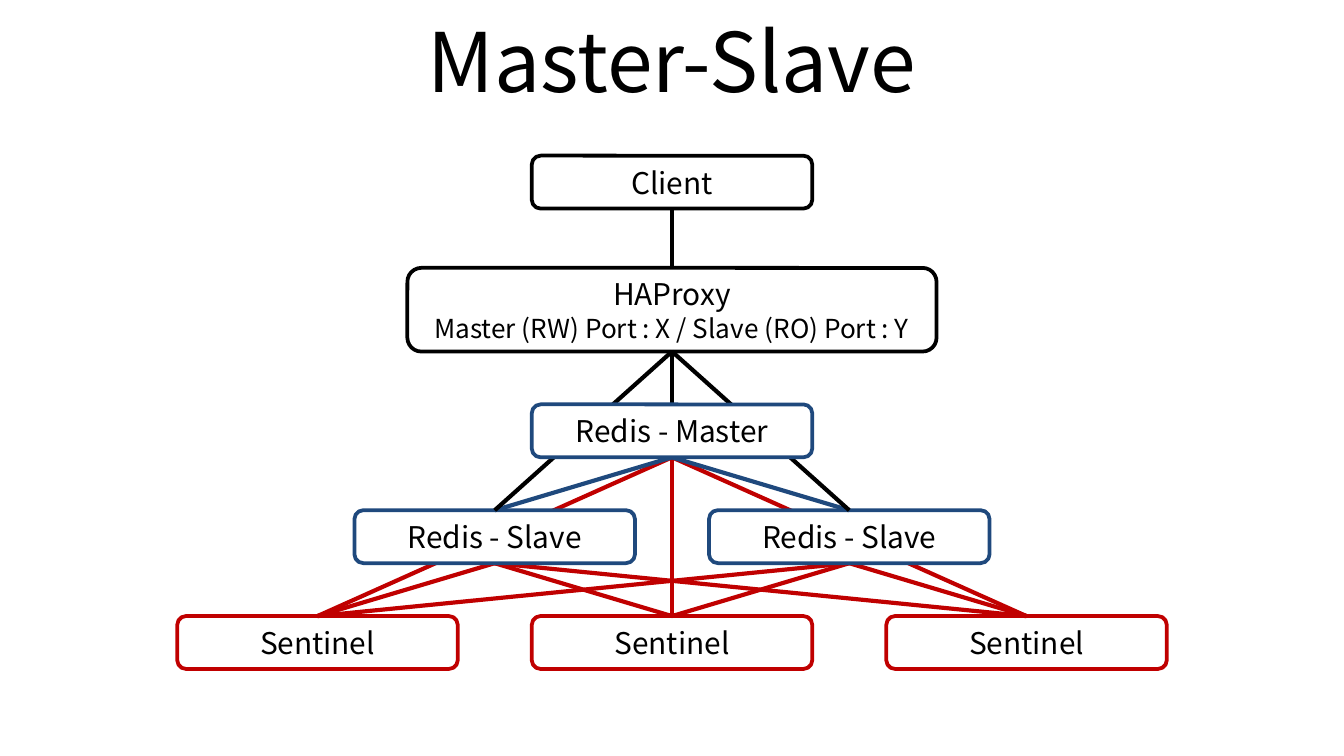
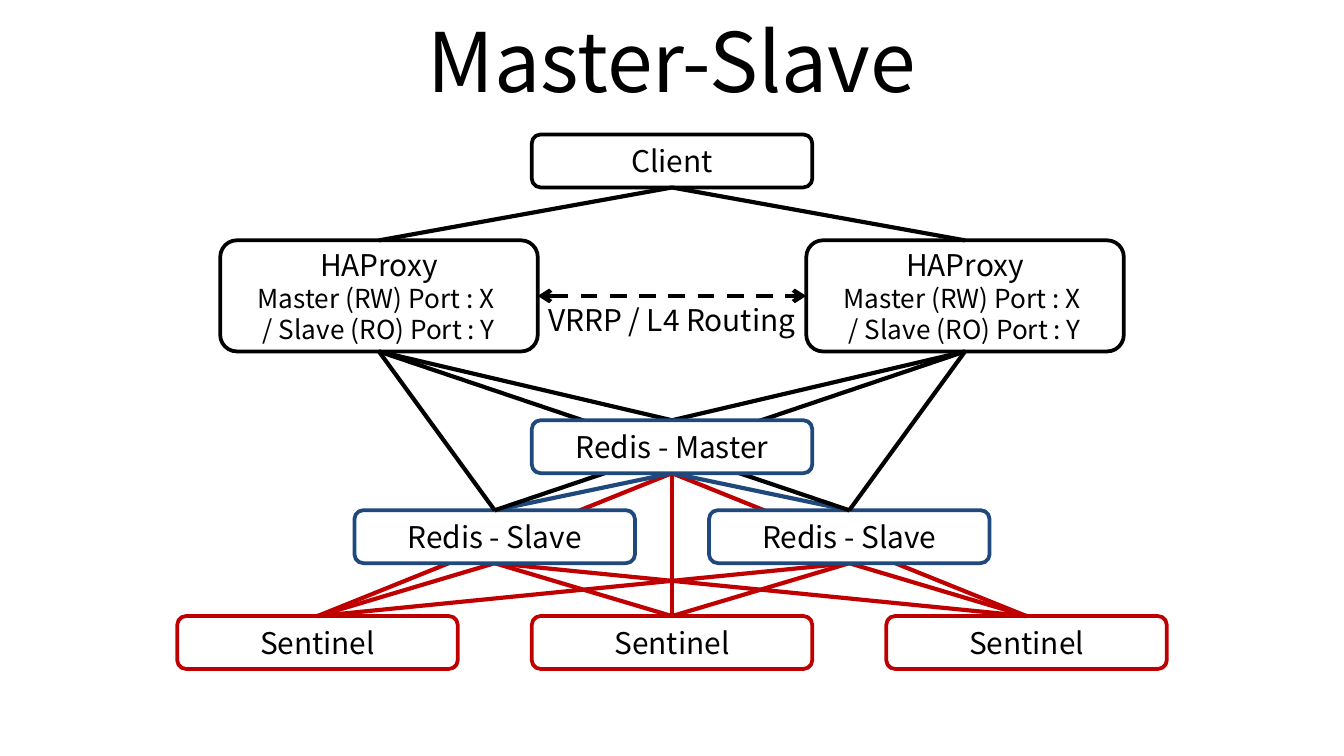
Before and after one commit to ssup2/blog-old, a slide deck: slide 1 of images/theory_analysis/Redis_Master_Slave_Cluster/Redis_Master_Slave_Cluster.pptx. Drawn at 1344x756 pixels with LibreOffice and Linux fonts; fonts in the diff are those of the drawing. Boxes give left, top, right and bottom in pixels: in the first picture for what was removed or moved away, otherwise in the second. Text is boxed around its words. In the diff, an @@ line names an element or a change of style, - is before the commit and + after.

```diff
--- a/images/theory_analysis/Redis_Master_Slave_Cluster/Redis_Master_Slave_Cluster.pptx
+++ b/images/theory_analysis/Redis_Master_Slave_Cluster/Redis_Master_Slave_Cluster.pptx
@@ rounded rectangle "Client": place and size @@
-rounded rectangle "Client" at [532, 156, 813, 208]
+rounded rectangle "Client" at [532, 134, 813, 187]
@@ line moved from (672, 208) - (672, 267) to (672, 188) - (379, 241) @@
@@ line added from (672, 188) to (965, 241), #000000 2.25 pt @@
@@ rounded rectangle "HAProxy": place and size @@
-rounded rectangle "HAProxy" at [407, 267, 937, 351]
+rounded rectangle "HAProxy" at [220, 241, 538, 352]
@@ rounded rectangle "HAProxy" at [220, 241, 538, 352]: proportions changed @@
@@ rounded rectangle added at [806, 241, 1124, 352], fill #FFFFFF, outline #000000 2 pt, 14 pt, text #000000 @@
+HAProxy
+Master (RW) Port : X
+/ Slave (RO) Port : Y
@@ text in rounded rectangle at [258, 281, 495, 344]: text changed @@
-Master (RW) Port : X / Slave (RO) Port : Y
+Master (RW) Port : X
+/ Slave (RO) Port : Y
@@ double arrow added from (538, 296) to (806, 296), #000000 2.25 pt dashed @@
@@ text added at [548, 301, 795, 339], 16 pt, text #000000 @@
+VRRP / L4 Routing
@@ line moved from (672, 352) - (495, 511) to (379, 352) - (495, 511) @@
@@ line moved from (672, 352) - (849, 511) to (379, 352) - (849, 511) @@
@@ line moved from (672, 352) - (672, 405) to (379, 352) - (672, 421) @@
@@ line added from (965, 352) to (495, 511), #000000 2.25 pt @@
@@ line added from (965, 352) to (672, 421), #000000 2.25 pt @@
@@ line added from (965, 352) to (849, 511), #000000 2.25 pt @@
@@ rounded rectangle "Redis - Master": place and size @@
-rounded rectangle "Redis - Master" at [532, 405, 813, 457]
+rounded rectangle "Redis - Master" at [532, 421, 813, 473]
@@ line moved from (317, 616) - (672, 457) to (317, 616) - (672, 473) @@
@@ line moved from (672, 457) - (495, 511) to (672, 473) - (495, 511) @@
@@ line moved from (1027, 616) - (672, 457) to (1027, 616) - (672, 473) @@
@@ line moved from (672, 457) - (849, 511) to (672, 473) - (849, 511) @@
@@ line moved from (672, 616) - (672, 457) to (672, 616) - (672, 473) @@
```
Also in this commit, not shown: 1 other slide changed, 3 other files.
